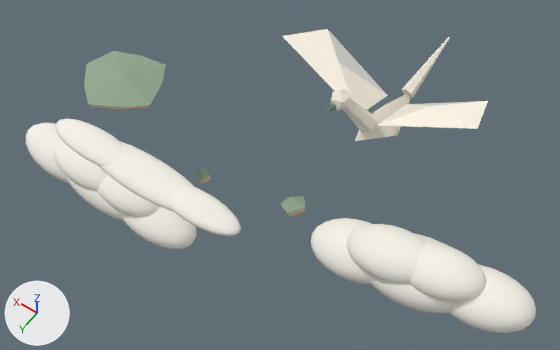
Before and after pictures for a commit that changed the glTF model assets/3d/hero.glb.
The view is the same before and after, from a 50 mm lens placed at (-5.07, 6.9, 9.41), pointed at (-0.78, 0.89, -0.02). Arrows for +X, +Y and +Z are at lower left; the lights stay in place. The first picture is the older version. Where no turn or scale is listed for an object, it has been applied to the vertices. Vertices at exactly the same position are counted once.

In view in the first picture: 'CloudA', 'CloudB', 'CloudC', 'CraneBody', 'CraneHead', 'CraneNeck', 'CraneTail', 'CraneWingL', 'CraneWingR', 'Island' and 3 more.
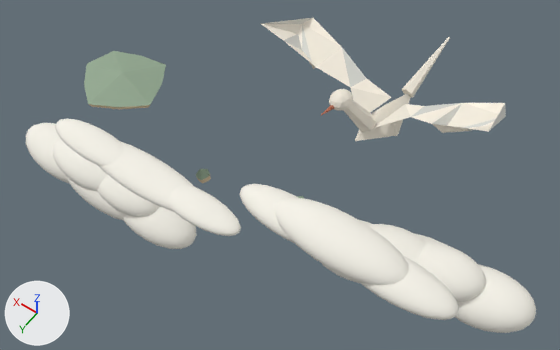
Boxes [x1, y1, x2, y2] around the edits, measured in the pictures (560 x 350 px):
'CloudD', added: after [240, 184, 459, 320]
'CraneWingR', reshaped (23% wider, 16% taller): before [282, 29, 388, 110]; after [261, 18, 392, 112]
'CraneWingL', reshaped (21% wider, 7% taller): before [378, 101, 488, 129]; after [373, 103, 506, 133]
'CraneHead', rescaled (9% wider): before [330, 89, 352, 110]; after [329, 89, 353, 111]

The change, as a diff of the scene's bpy script:
```diff
--- a/assets/3d/hero.glb.py
+++ b/assets/3d/hero.glb.py
@@ me_cranewingl @@
 # used by ob_cranewingl; location = (-1.95, 0.0, 1.13)
-me_cranewingl.from_pydata(...)  # 5 vertices, 4 faces; spans x -1.435..-0.069, y -0.296..0.422, z 0.232..1.202
+me_cranewingl.from_pydata(...)  # 13 vertices, 15 faces; spans x -1.618..-0.026, y -0.339..0.613, z 0.183..1.45
+# me_cranewingl part 1: the whole mesh is rebuilt
 me_cranewingl.materials.append(mat_paper)
@@ me_cranewingr @@
 # used by ob_cranewingr; location = (-1.95, 0.0, 1.13)
-me_cranewingr.from_pydata(...)  # 5 vertices, 4 faces; spans x 0.15..1.8, y -0.65..0.3, z 0.18..0.68
+me_cranewingr.from_pydata(...)  # 13 vertices, 15 faces; spans x 0.1..2.09, y -0.66..0.37, z 0.14..0.85
+# me_cranewingr part 2: the whole mesh is rebuilt
 me_cranewingr.materials.append(mat_paper)
@@ me_icosphere_014 @@
+me_icosphere_014.from_pydata(...)  # an icosphere of 320 faces spanning x -0.85..0.85, y -0.32..0.32, z -0.19..0.19; an icosphere of 320 faces spanning x -0.2..1.8, y -0.38..0.38, z -0.15..0.35; an icosphere of 320 faces spanning x 0.75..2.35, y -0.3..0.3, z -0.18..0.18
+me_icosphere_014.materials.append(mat_mist)  # white #f7f4ea
@@ ob_cranehead @@
 ob_cranehead.location = (0.0, 0.86, 0.94)
-ob_cranehead.scale = (0.15, 0.16, 0.14)
+ob_cranehead.scale = (0.145, 0.17, 0.13)
@@ ob_cloudd @@
+ob_cloudd = bpy.data.objects.new('CloudD', me_icosphere_014)
+ob_cloudd.location = (-3.4, 2.15, 1.2)
```
